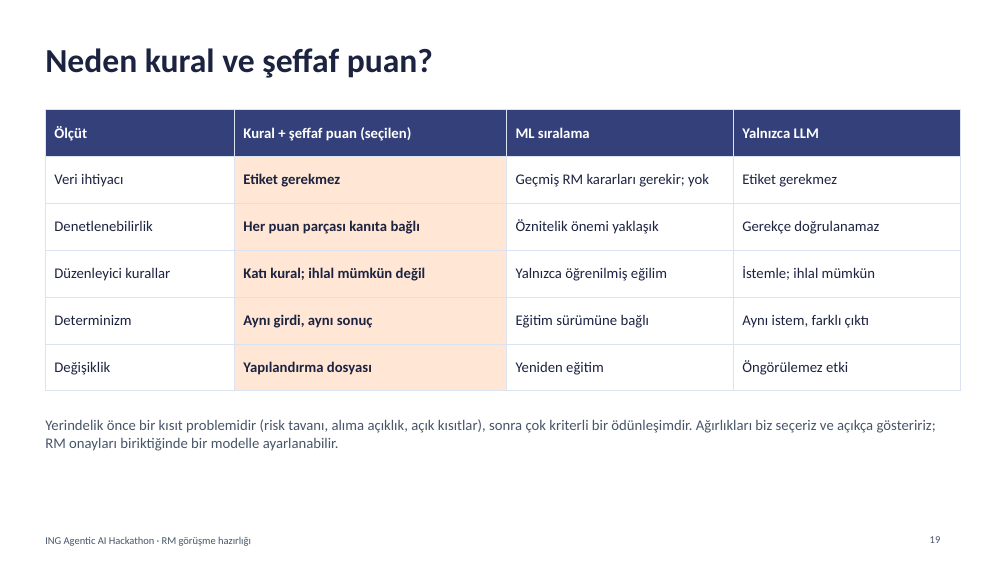
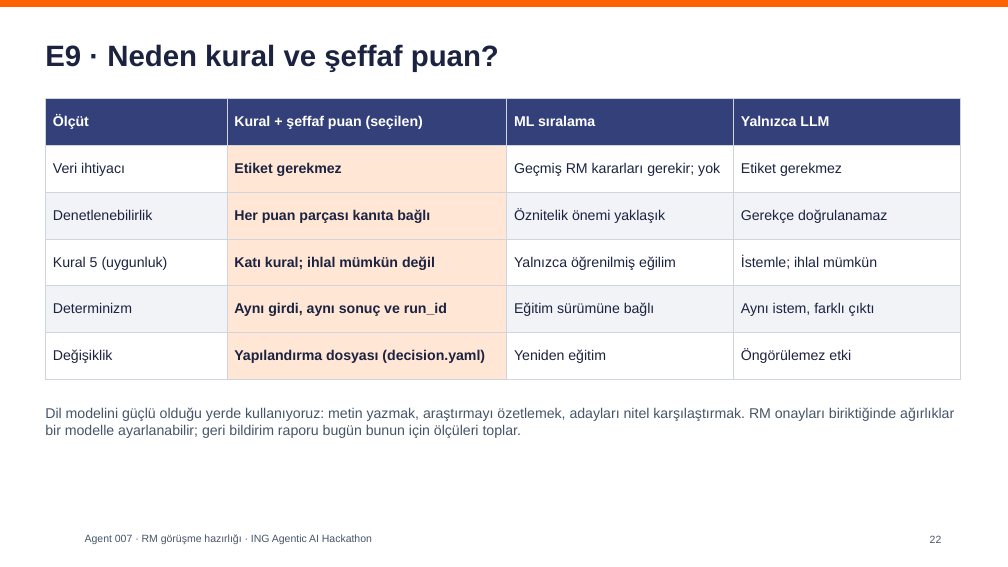
Before and after one commit to ArdahanDogru/ing-hackathon-rm-prep, a slide deck: slide 22 of docs/teslim/sunum/07-sunum.pptx (slide 19 before the commit). Drawn at 1008x567 pixels with LibreOffice and Linux fonts; fonts in the diff are those of the drawing; background and template pictures are left out. Boxes give left, top, right and bottom in pixels: in the first picture for what was removed or moved away, otherwise in the second. Text is boxed around its words. In the diff, an @@ line names an element or a change of style, - is before the commit and + after.

```diff
--- a/docs/teslim/sunum/07-sunum.pptx
+++ b/docs/teslim/sunum/07-sunum.pptx
@@ rectangle added at box(0, 0, 1008, 7), fill #FF6200 @@
@@ title at box(45, 44, 499, 72): text changed; size 32 to 28 pt; font Calibri to Arial @@
-Neden kural ve şeffaf puan?
+E9 · Neden kural ve şeffaf puan?
@@ table at box(45, 98, 960, 367) @@
-row 4, column 1: Düzenleyici kurallar
+row 4, column 1: Kural 5 (uygunluk)
-row 5, column 2: Aynı girdi, aynı sonuç
+row 5, column 2: Aynı girdi, aynı sonuç ve run_id
-row 6, column 2: Yapılandırma dosyası
+row 6, column 2: Yapılandırma dosyası (decision.yaml)
@@ fill none to #FFFFFF in 9 cells @@
@@ fill none to #F1F3F7 in 6 cells @@
@@ size 14 to 13.5 pt, font Calibri to Arial in "Ölçüt", "Kural + şeffaf puan (seçilen)", "ML sıralama", "Yalnızca LLM" and 17 more places @@
@@ borders changed @@
@@ table: place and size @@
-table at box(45, 110, 960, 379)
+table at box(45, 98, 960, 367)
@@ text at box(45, 407, 954, 438): text changed; size 14 to 13.5 pt; font Calibri to Arial @@
-Yerindelik önce bir kısıt problemidir (risk tavanı, alıma açıklık, açık kısıtlar), sonra çok kriterli bir ödünleşimdir. Ağırlıkları biz seçeriz ve açıkça gösteririz; RM onayları biriktiğinde bir modelle ayarlanabilir.
+Dil modelini güçlü olduğu yerde kullanıyoruz: metin yazmak, araştırmayı özetlemek, adayları nitel karşılaştırmak. RM onayları biriktiğinde ağırlıklar bir modelle ayarlanabilir; geri bildirim raporu bugün bunun için ölçüleri toplar.
@@ text at box(85, 534, 372, 544): text changed; font Calibri to Arial @@
-ING Agentic AI Hackathon · RM görüşme hazırlığı
+Agent 007 · RM görüşme hazırlığı · ING Agentic AI Hackathon
@@ page number removed at box(930, 536, 941, 543) @@
-19
@@ page number added at box(930, 535, 942, 543), 10 pt, text #475569 @@
+22
```
Also in this commit, not shown: 22 slides added, 18 slides removed, 9 other files.
